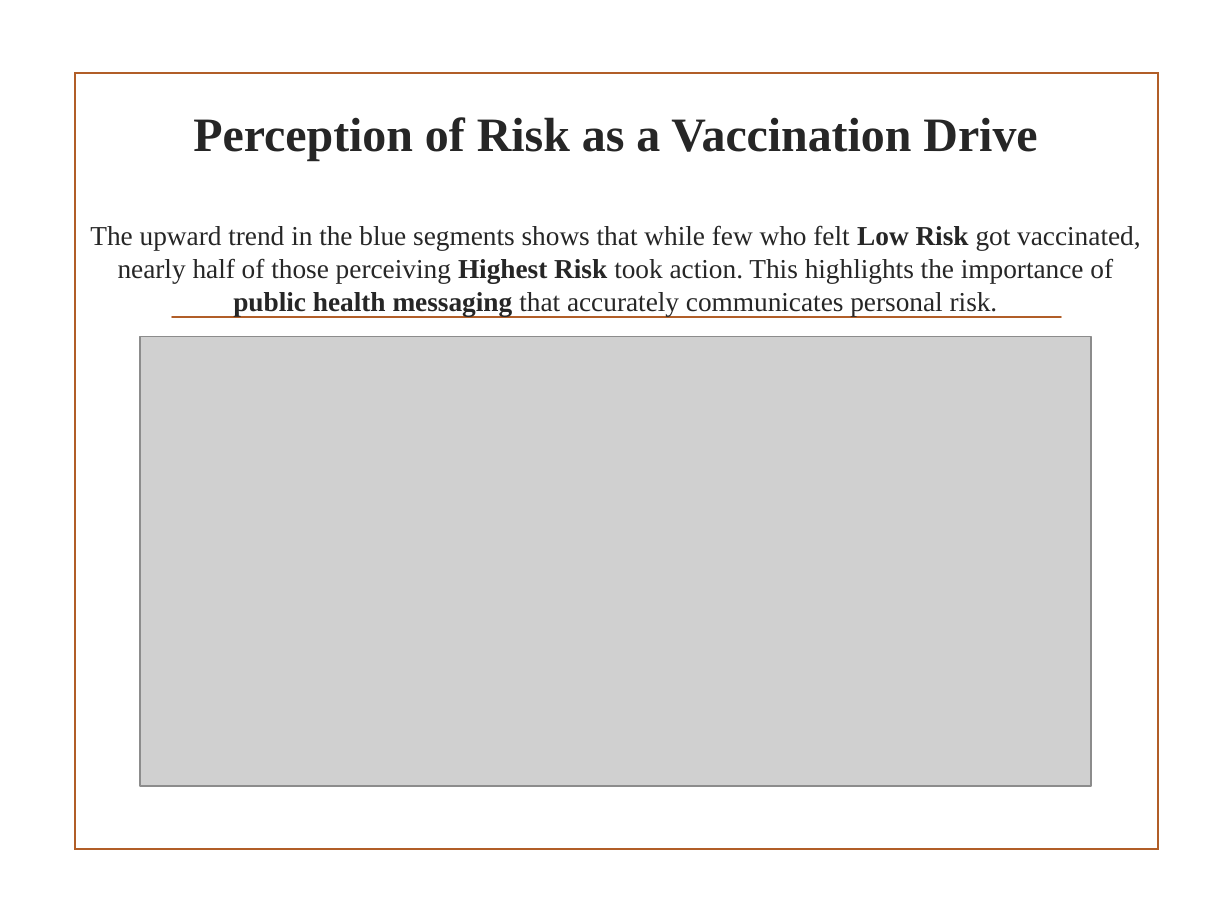
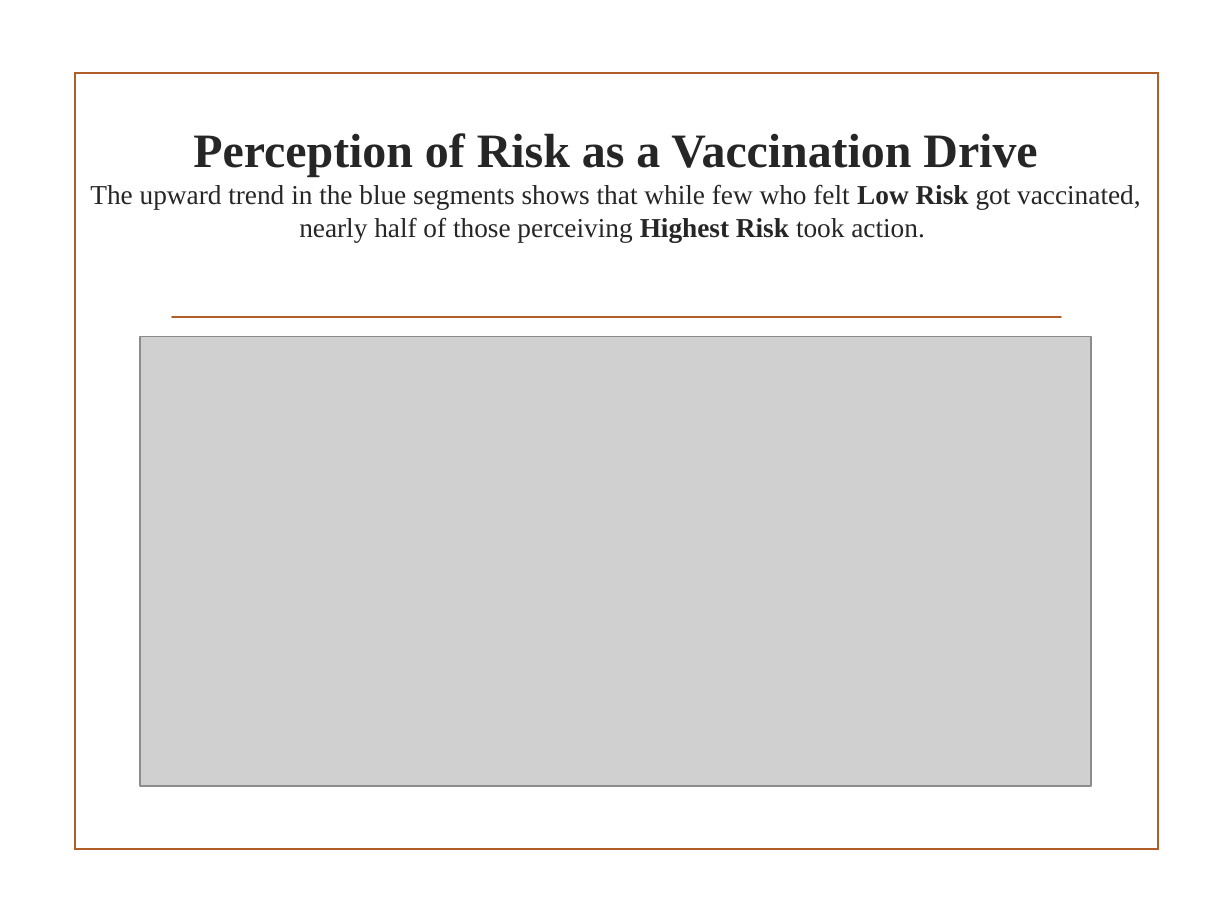
Before and after one commit to abelchol-ship-it/H1N1_2009_Vaccine_Predictive_Project_Abel_Aleu_Chol, a slide deck: slide 11 of PPTX_CSV_Files/H1N1_Vaccine_Predictive_Presentation_Abel_Aleu_Chol.pptx (slide 9 before the commit). Drawn at 1232x924 pixels with LibreOffice and Linux fonts; fonts in the diff are those of the drawing; grey boxes stand for pictures; background and template pictures are left out. Boxes give left, top, right and bottom in pixels: in the first picture for what was removed or moved away, otherwise in the second. Text is boxed around its words. In the diff, an @@ line names an element or a change of style, - is before the commit and + after.

```diff
--- a/PPTX_CSV_Files/H1N1_Vaccine_Predictive_Presentation_Abel_Aleu_Chol.pptx
+++ b/PPTX_CSV_Files/H1N1_Vaccine_Predictive_Presentation_Abel_Aleu_Chol.pptx
@@ title at <box>90,133,1141,242</box>: text changed @@
-Perception of Risk as a Vaccination Drive
-The upward trend in the blue segments shows that while few who felt Low Risk got vaccinated, nearly half of those perceiving Highest Risk took action. This highlights the importance of public health messaging that accurately communicates personal risk.
+Perception of Risk as a Vaccination Drive
+The upward trend in the blue segments shows that while few who felt Low Risk got vaccinated, nearly half of those perceiving Highest Risk took action.
```
Also in this commit, not shown: 10 other slides changed, 2 slides added, 6 other files.
